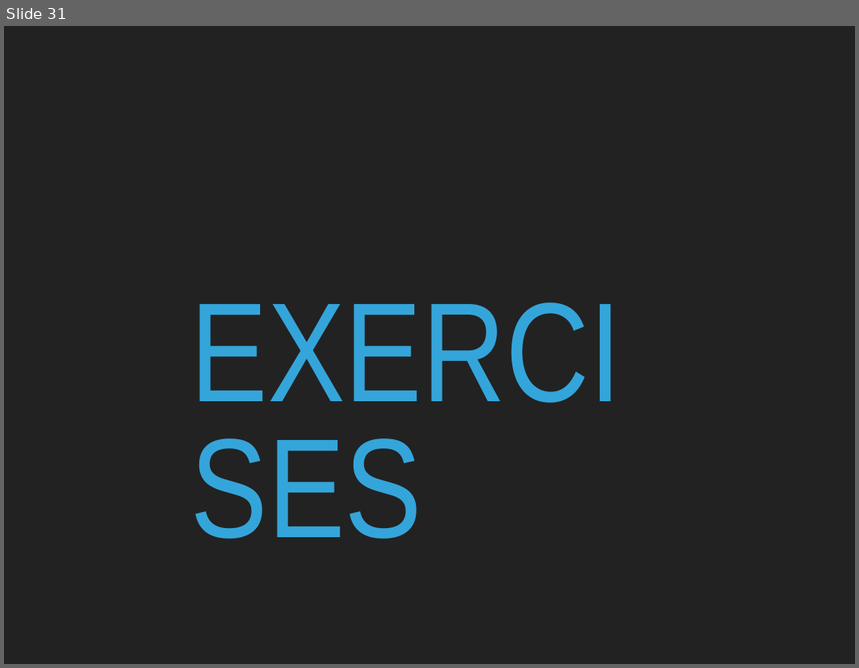
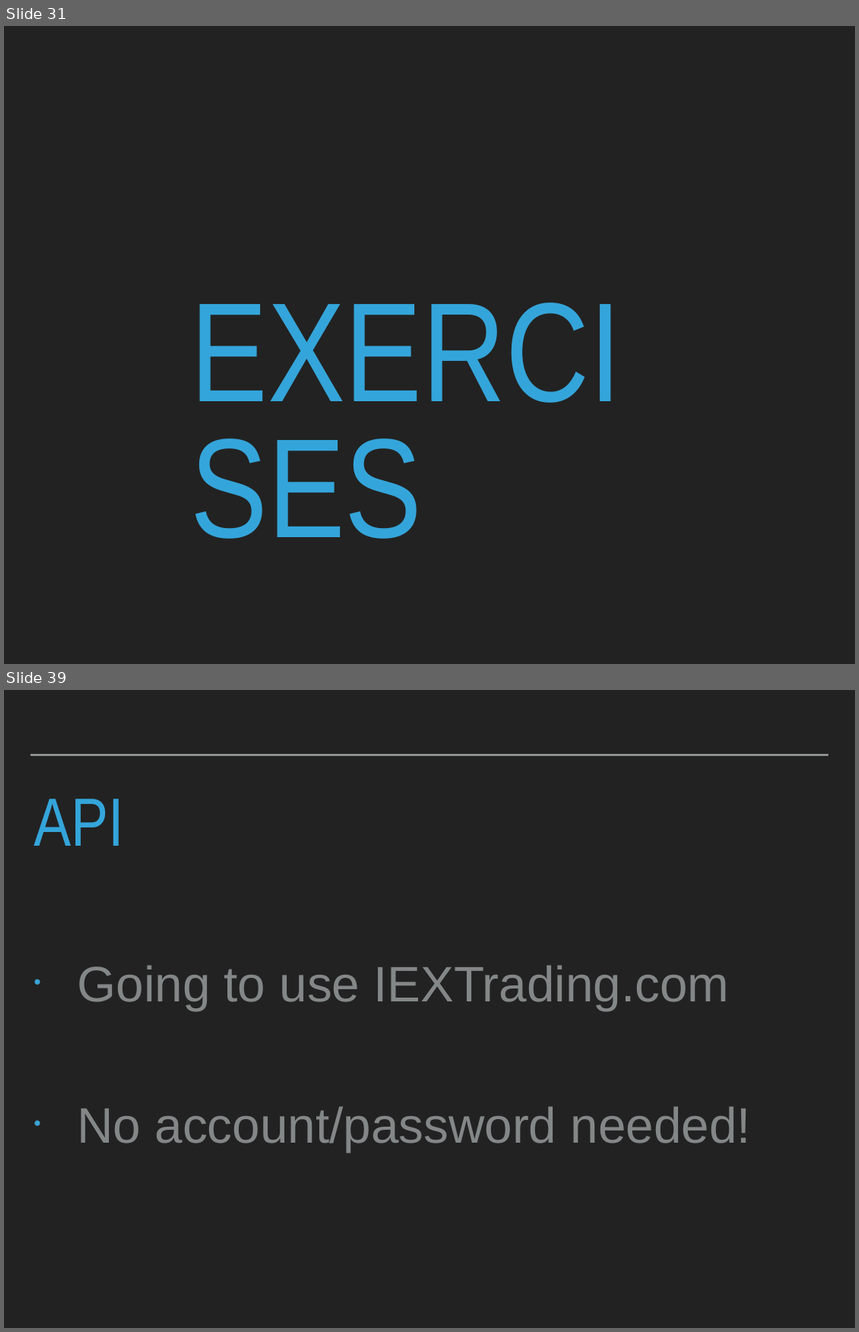
Before and after one commit to robcarrington/python-for-data-science, a slide deck: Session4/Session4_Slides.pptx. Shown one above the other, each under a label of ours: slide 31 before the commit, slides 31 and 39 after it; the slides between them are not shown. The pictures are 859x668 and 859x1332 pixels, drawn with LibreOffice and Linux fonts; fonts in the diff are those of the drawing. Boxes give left, top, right and bottom in pixels: in the first picture for what was removed or moved away, otherwise in the second. Text is boxed around its words. In the diff, an @@ line names an element or a change of style, - is before the commit and + after.

```diff
--- a/Session4/Session4_Slides.pptx
+++ b/Session4/Session4_Slides.pptx
@@ slide 39 added at <box>4,690,855,1328</box>, background #222222 @@
@@ line added from (31, 755) to (829, 755), #A6AAA9 2 pt @@
@@ title added at <box>34,799,123,846</box>, 82 pt, text #34A5DA @@
+API
@@ text added at <box>78,965,751,1152</box>, 60 pt, text #838787 @@
+• Going to use IEXTrading.com
+• No account/password needed!
```
Also in this commit, not shown: 34 slides changed, 15 other slides added, 3 other files.
